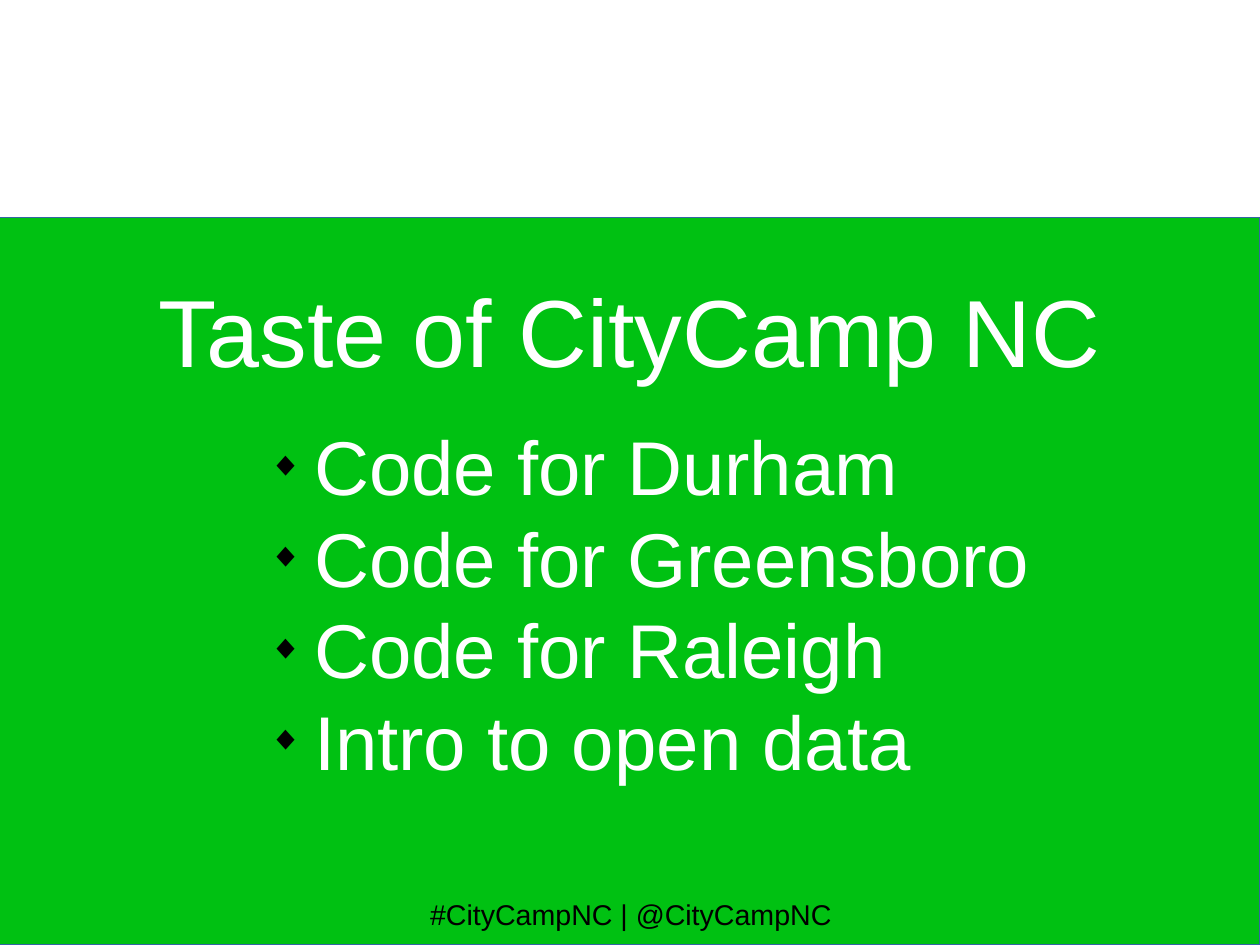
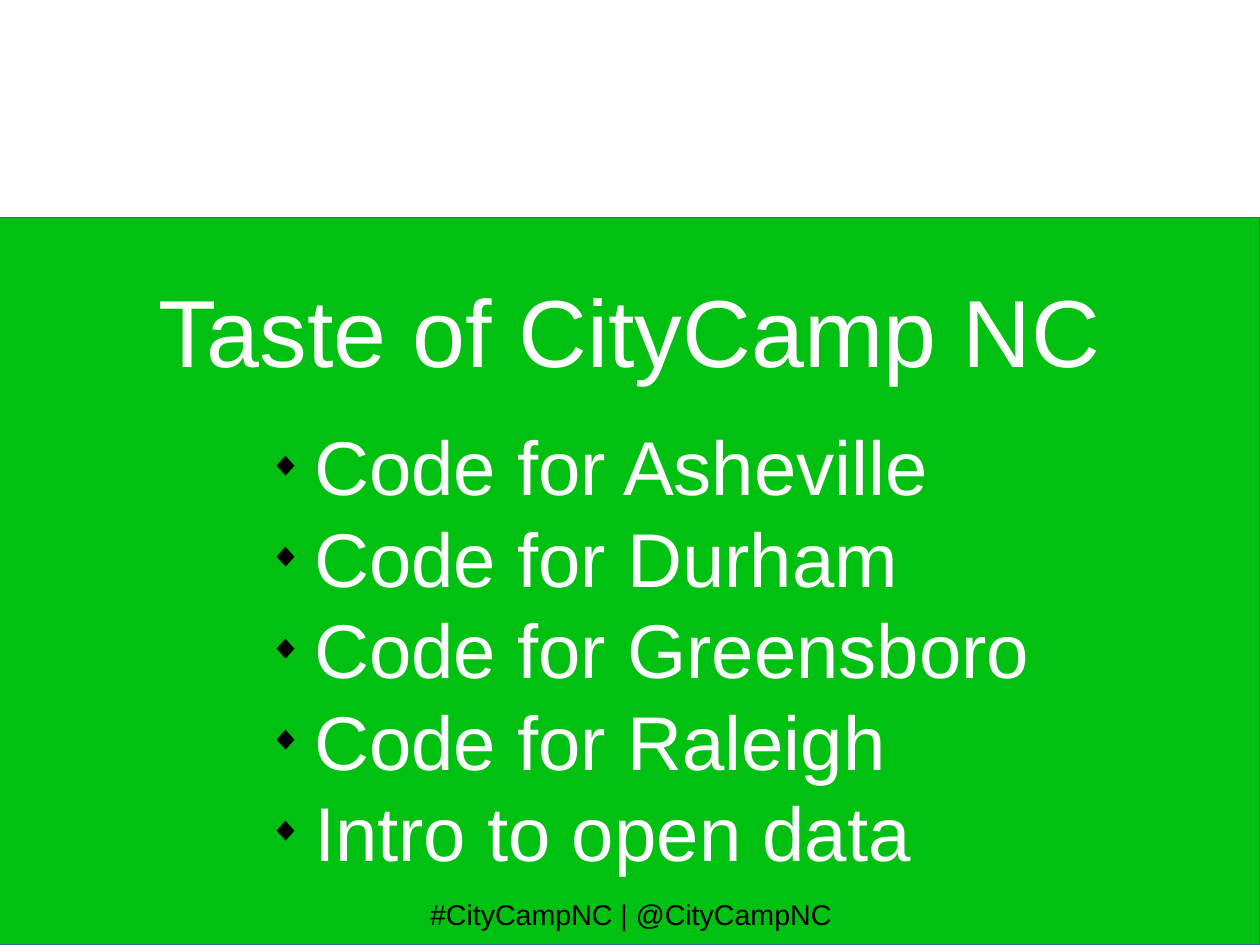
Before and after one commit to jhibbets/presentations, a slide deck: slide 4 of CCNC_2016.odp. Drawn at 1260x945 pixels with LibreOffice and Linux fonts; fonts in the diff are those of the drawing; background and template pictures are left out. Boxes give left, top, right and bottom in pixels: in the first picture for what was removed or moved away, otherwise in the second. Text is boxed around its words. In the diff, an @@ line names an element or a change of style, - is before the commit and + after.

Commit message:
added code for asheville to taste of CCNC

```diff
--- a/CCNC_2016.odp
+++ b/CCNC_2016.odp
@@ text at box(314, 439, 928, 496): paragraph added @@
+◆ Code for Asheville
```
